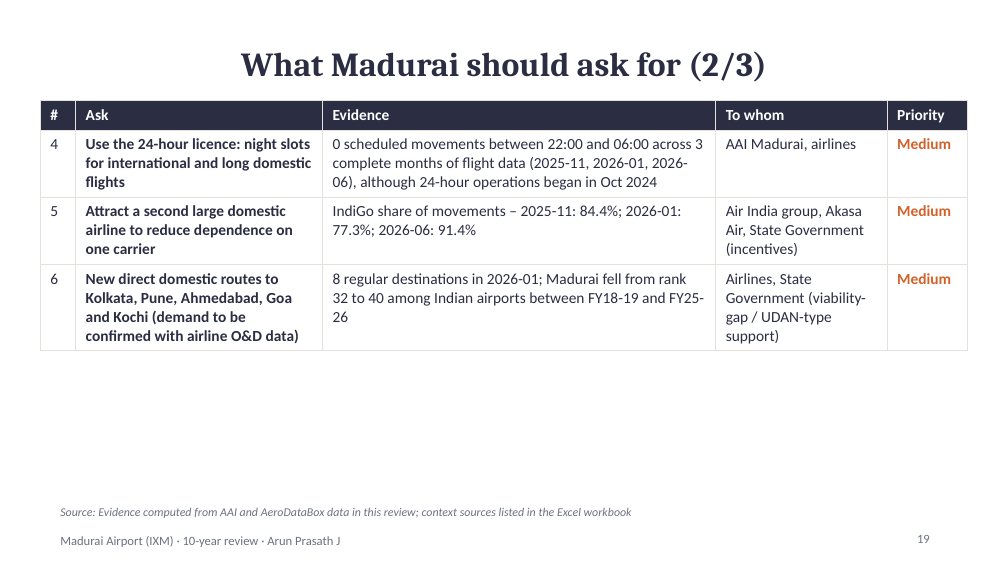
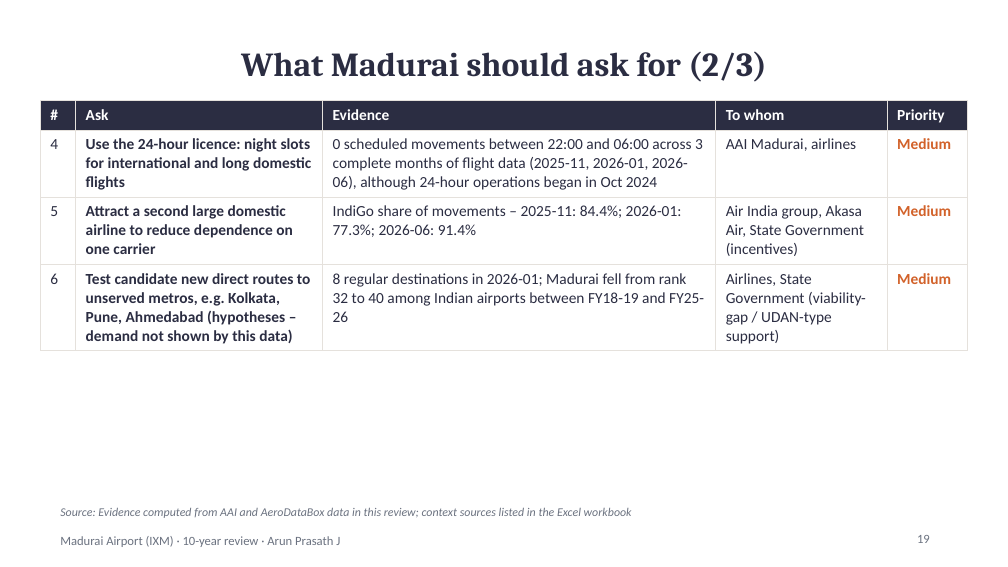
Before and after one commit to jarunprasath/madurai-airport-tracker, a slide deck: slide 19 of reports/IXM_10_year_review.pptx. Drawn at 1008x567 pixels with LibreOffice and Linux fonts; fonts in the diff are those of the drawing. Boxes give left, top, right and bottom in pixels: in the first picture for what was removed or moved away, otherwise in the second. Text is boxed around its words. In the diff, an @@ line names an element or a change of style, - is before the commit and + after.

```diff
--- a/reports/IXM_10_year_review.pptx
+++ b/reports/IXM_10_year_review.pptx
@@ table at [40, 101, 968, 348] @@
-row 4, column 2: New direct domestic routes to Kolkata, Pune, Ahmedabad, Goa and Kochi (demand to be confirmed with airline O&D data)
+row 4, column 2: Test candidate new direct routes to unserved metros, e.g. Kolkata, Pune, Ahmedabad (hypotheses – demand not shown by this data)
```
Also in this commit, not shown: 10 other slides changed, 3 other files.
